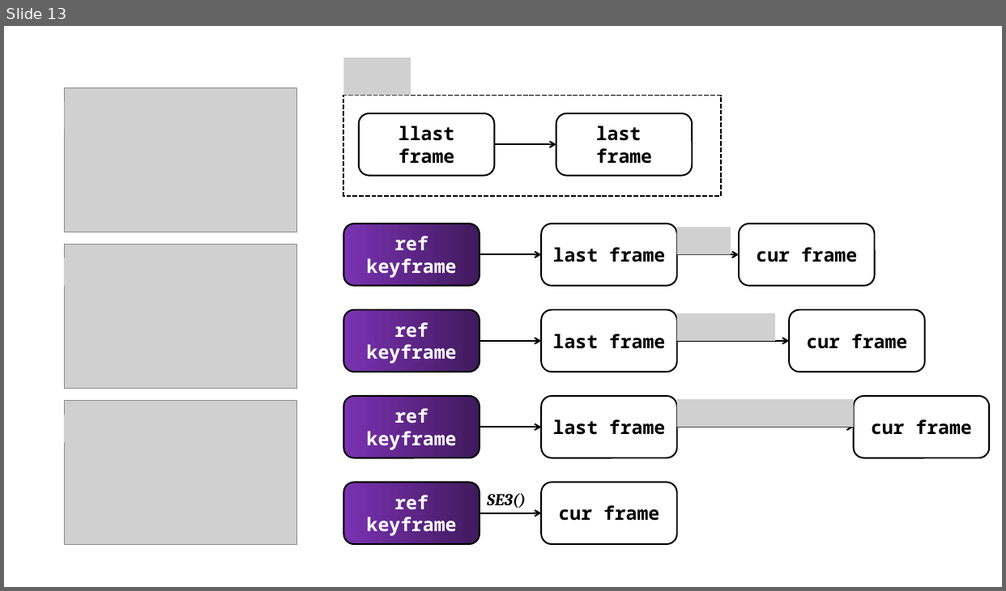
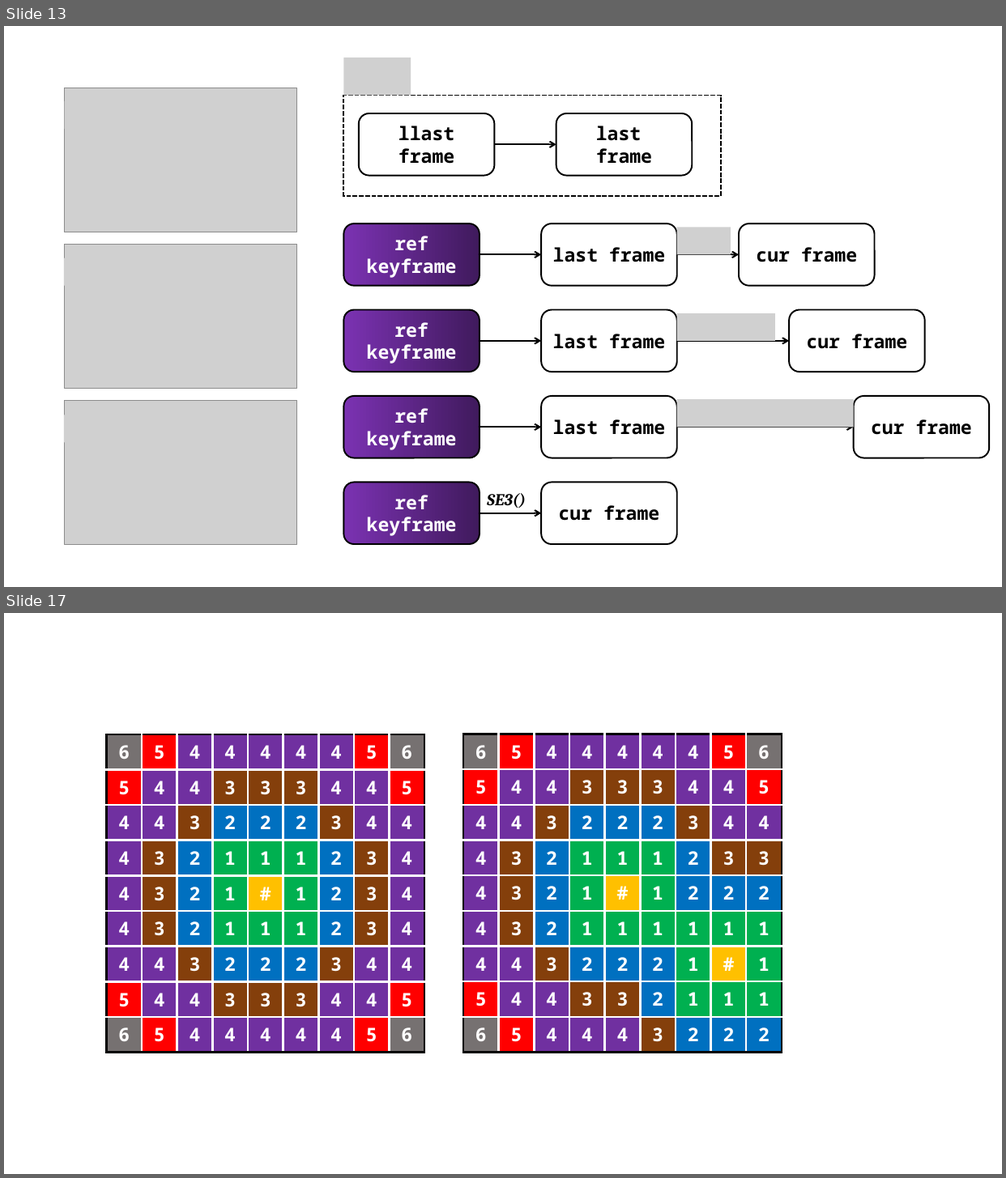
Before and after one commit to sunshanlu/dso_ssl, a slide deck: pictures/make-pictures.pptx. Shown one above the other, each under a label of ours: slide 13 before the commit, slides 13 and 17 after it; the slides between them are not shown. The pictures are 1006x591 and 1006x1178 pixels, drawn with LibreOffice and Linux fonts; fonts in the diff are those of the drawing; grey boxes stand for pictures. Boxes give left, top, right and bottom in pixels: in the first picture for what was removed or moved away, otherwise in the second. Text is boxed around its words. In the diff, an @@ line names an element or a change of style, - is before the commit and + after.

```diff
--- a/pictures/make-pictures.pptx
+++ b/pictures/make-pictures.pptx
@@ slide 17 added at <box>4,613,1002,1174</box>, background #FFFFFF @@
@@ table added at <box>107,735,424,1053</box>, 9 rows, 9 columns @@
+6 | 5 | 4 | 4 | 4 | 4 | 4 | 5 | 6
+5 | 4 | 4 | 3 | 3 | 3 | 4 | 4 | 5
+4 | 4 | 3 | 2 | 2 | 2 | 3 | 4 | 4
+4 | 3 | 2 | 1 | 1 | 1 | 2 | 3 | 4
+4 | 3 | 2 | 1 | # | 1 | 2 | 3 | 4
+4 | 3 | 2 | 1 | 1 | 1 | 2 | 3 | 4
+4 | 4 | 3 | 2 | 2 | 2 | 3 | 4 | 4
+5 | 4 | 4 | 3 | 3 | 3 | 4 | 4 | 5
+6 | 5 | 4 | 4 | 4 | 4 | 4 | 5 | 6
@@ table added at <box>463,735,780,1053</box>, 9 rows, 9 columns @@
+6 | 5 | 4 | 4 | 4 | 4 | 4 | 5 | 6
+5 | 4 | 4 | 3 | 3 | 3 | 4 | 4 | 5
+4 | 4 | 3 | 2 | 2 | 2 | 3 | 4 | 4
+4 | 3 | 2 | 1 | 1 | 1 | 2 | 3 | 3
+4 | 3 | 2 | 1 | # | 1 | 2 | 2 | 2
+4 | 3 | 2 | 1 | 1 | 1 | 1 | 1 | 1
+4 | 4 | 3 | 2 | 2 | 2 | 1 | # | 1
+5 | 4 | 4 | 3 | 3 | 2 | 1 | 1 | 1
+6 | 5 | 4 | 4 | 4 | 3 | 2 | 2 | 2
```
Also in this commit, not shown: 1 slide changed, 12 other slides added, 1 slide removed, 22 other files.
